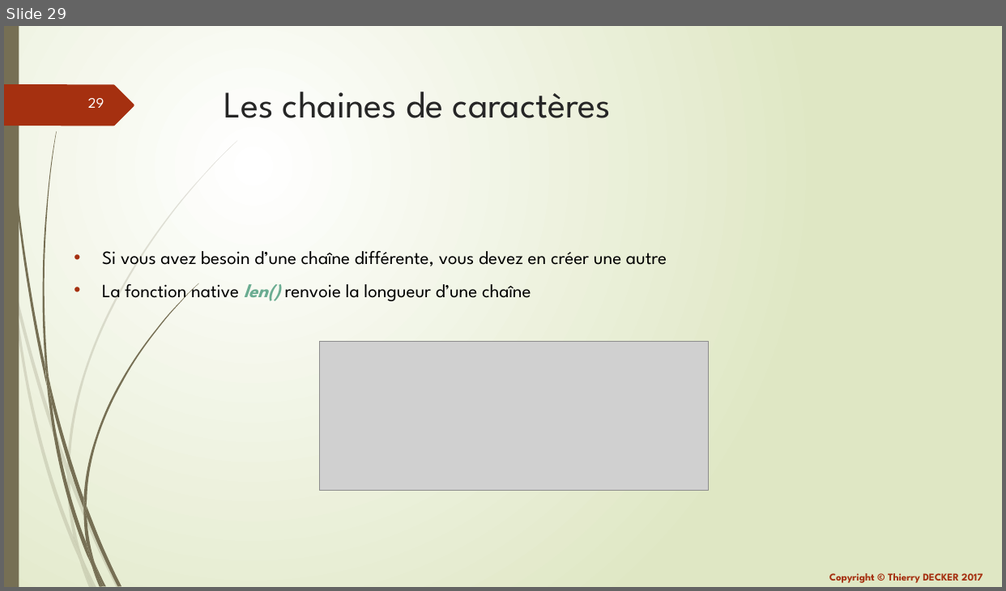
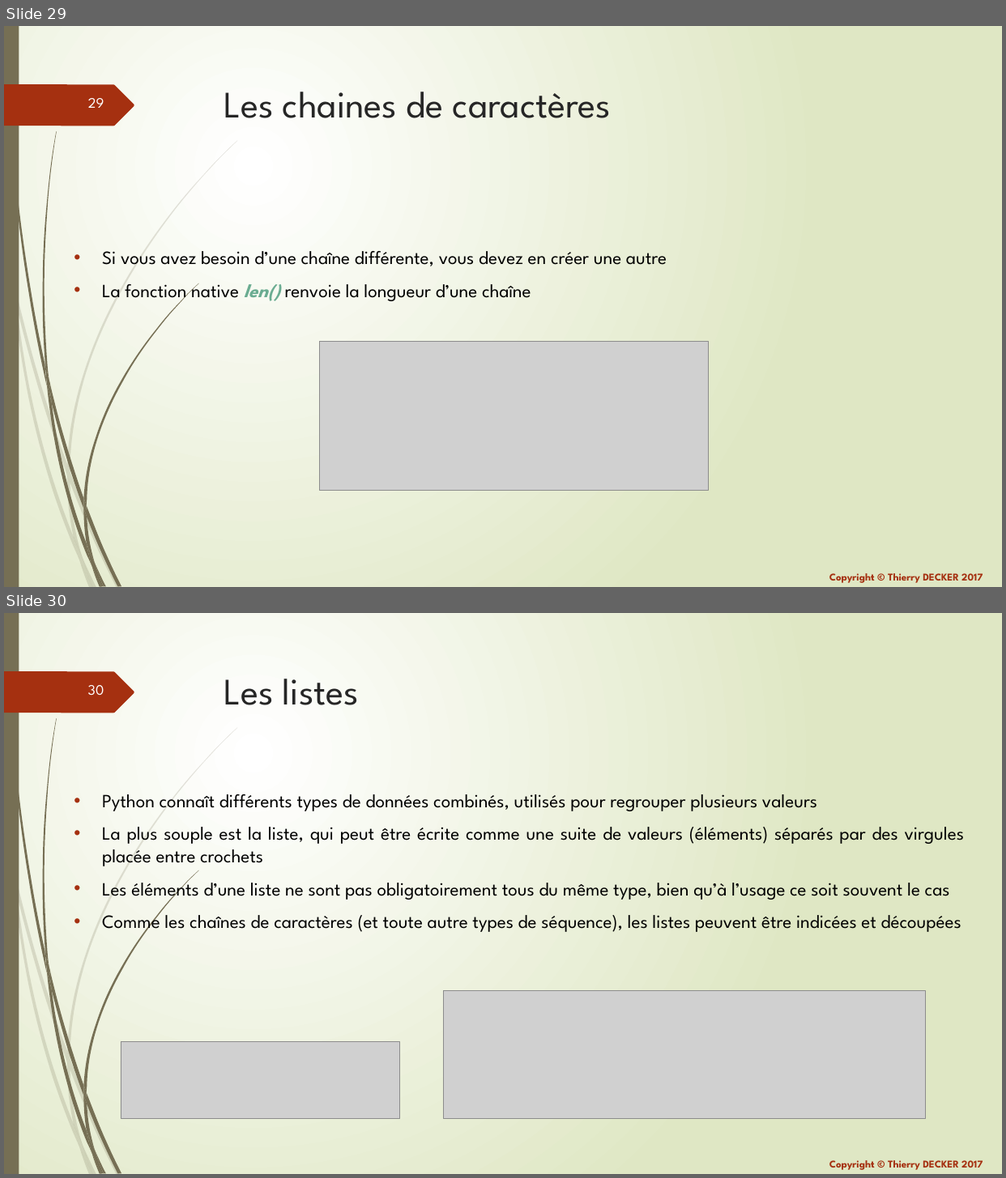
Before and after one commit to VikmanTheRacoon/learning-python, a slide deck: documentations/learning-python.pptx. Shown one above the other, each under a label of ours: slide 29 before the commit, slides 29 and 30 after it. The pictures are 1006x591 and 1006x1178 pixels, drawn with LibreOffice and Linux fonts; fonts in the diff are those of the drawing; grey boxes stand for pictures; background and template pictures are left out. Boxes give left, top, right and bottom in pixels: in the first picture for what was removed or moved away, otherwise in the second. Text is boxed around its words. In the diff, an @@ line names an element or a change of style, - is before the commit and + after.

```diff
--- a/documentations/learning-python.pptx
+++ b/documentations/learning-python.pptx
@@ slide 30 added at (4,613,1002,1174), background gradient #FFFFFF to #DFE8C4; not listed: 26 template elements that a slide beside it also shows @@
@@ title added at (224,679,359,705), 36 pt, text #262626 @@
+Les listes
@@ text added at (102,794,964,934), 18 pt, text #000000 @@
+• Python connaît différents types de données combinés, utilisés pour regrouper plusieurs valeurs
+• La plus souple est la liste, qui peut être écrite comme une suite de valeurs (éléments) séparés par des virgules placée entre crochets
+• Les éléments d’une liste ne sont pas obligatoirement tous du même type, bien qu’à l’usage ce soit souvent le cas
+• Comme les chaînes de caractères (et toute autre types de séquence), les listes peuvent être indicées et découpées
@@ picture added at (444,991,926,1119) @@
@@ picture added at (121,1043,400,1119) @@
```
Also in this commit, not shown: 2 slides changed, 10 other slides added, 1 other file.
